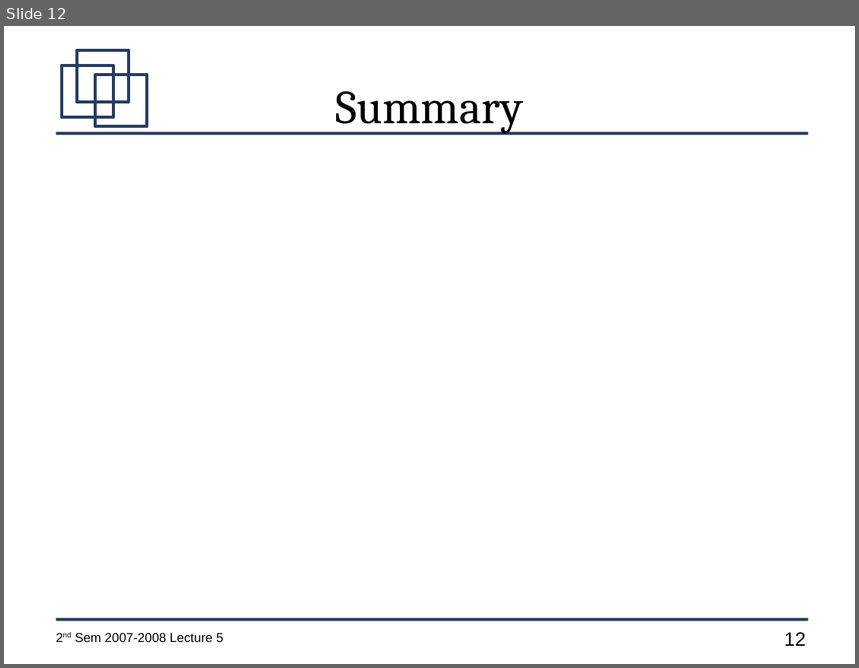
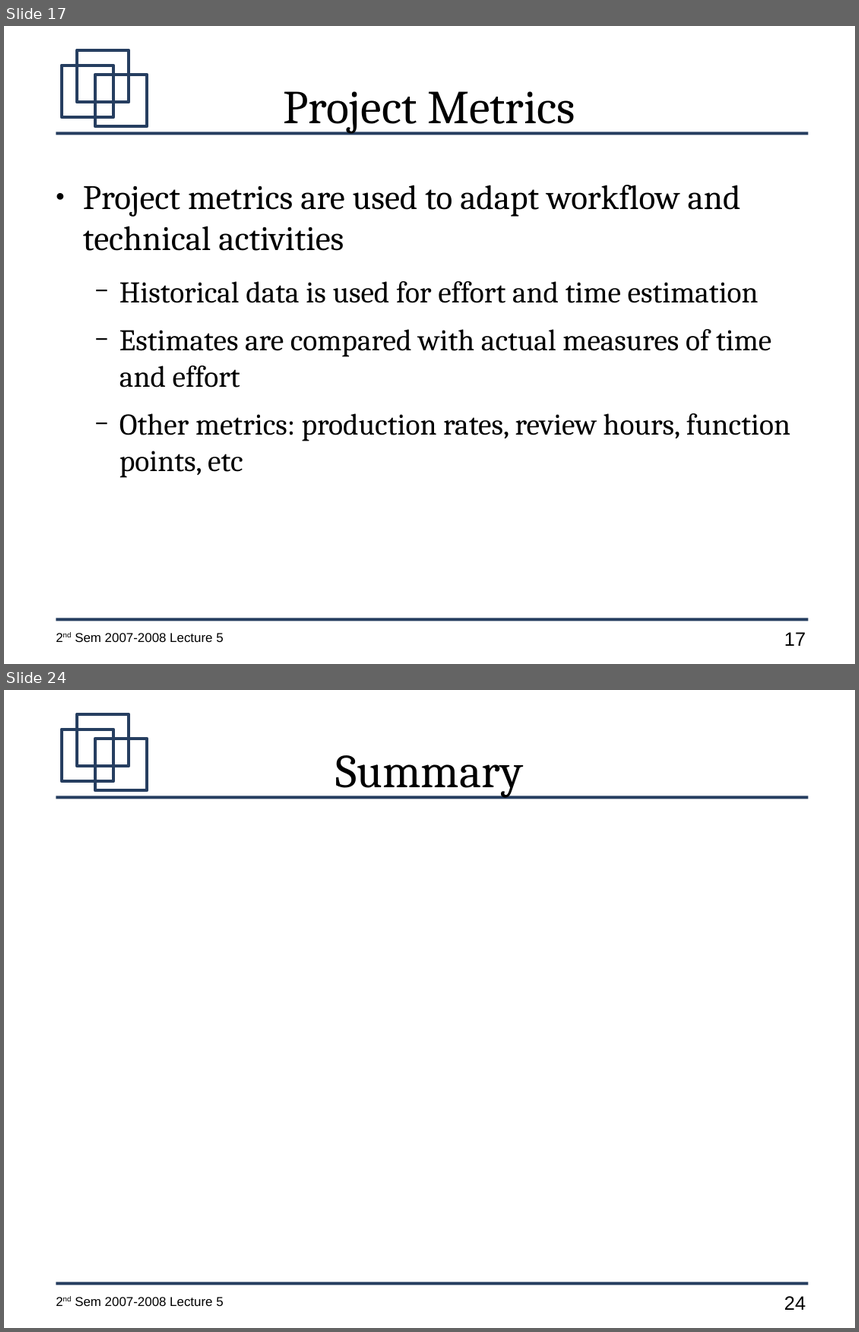
Before and after one commit to jachermocilla/jach-homepage, a slide deck: CMSC128-2nd-Sem-2007-L5.odp. Shown one above the other, each under a label of ours: slide 12 before the commit, slides 17 and 24 after it; the slides between them are not shown. The pictures are 859x668 and 859x1332 pixels, drawn with LibreOffice and Linux fonts; fonts in the diff are those of the drawing. Boxes give left, top, right and bottom in pixels: in the first picture for what was removed or moved away, otherwise in the second. Text is boxed around its words. In the diff, an @@ line names an element or a change of style, - is before the commit and + after.

```diff
--- a/CMSC128-2nd-Sem-2007-L5.odp
+++ b/CMSC128-2nd-Sem-2007-L5.odp
@@ slide 17 added at <box>4,26,855,664</box>, background #FFFFFF; not listed: 7 template elements that a slide beside it also shows @@
@@ title added at <box>283,91,576,134</box>, 44 pt, text #000000 @@
+Project Metrics
@@ text added at <box>83,185,791,478</box>, 28 pt, text #000000 @@
+● Project metrics are used to adapt workflow and technical activities
+  − Historical data is used for effort and time estimation
+  − Estimates are compared with actual measures of time and effort
+  − Other metrics: production rates, review hours, function points, etc
@@ what was slide 12 is now slide 24 @@
@@ page number at <box>785,1296,806,1310</box>: text changed @@
-12
+24
```
Also in this commit, not shown: 4 slides changed, 11 other slides added.
